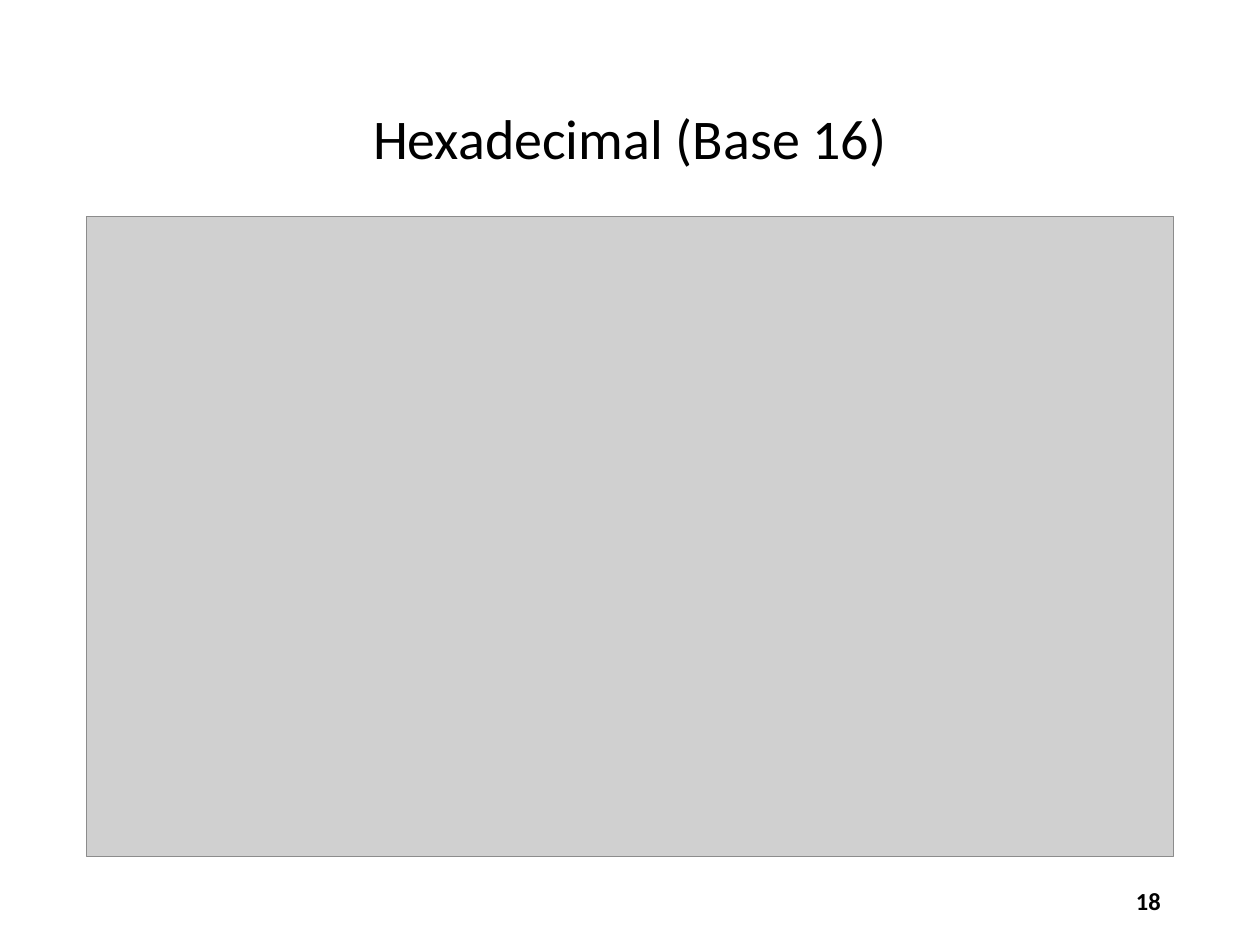
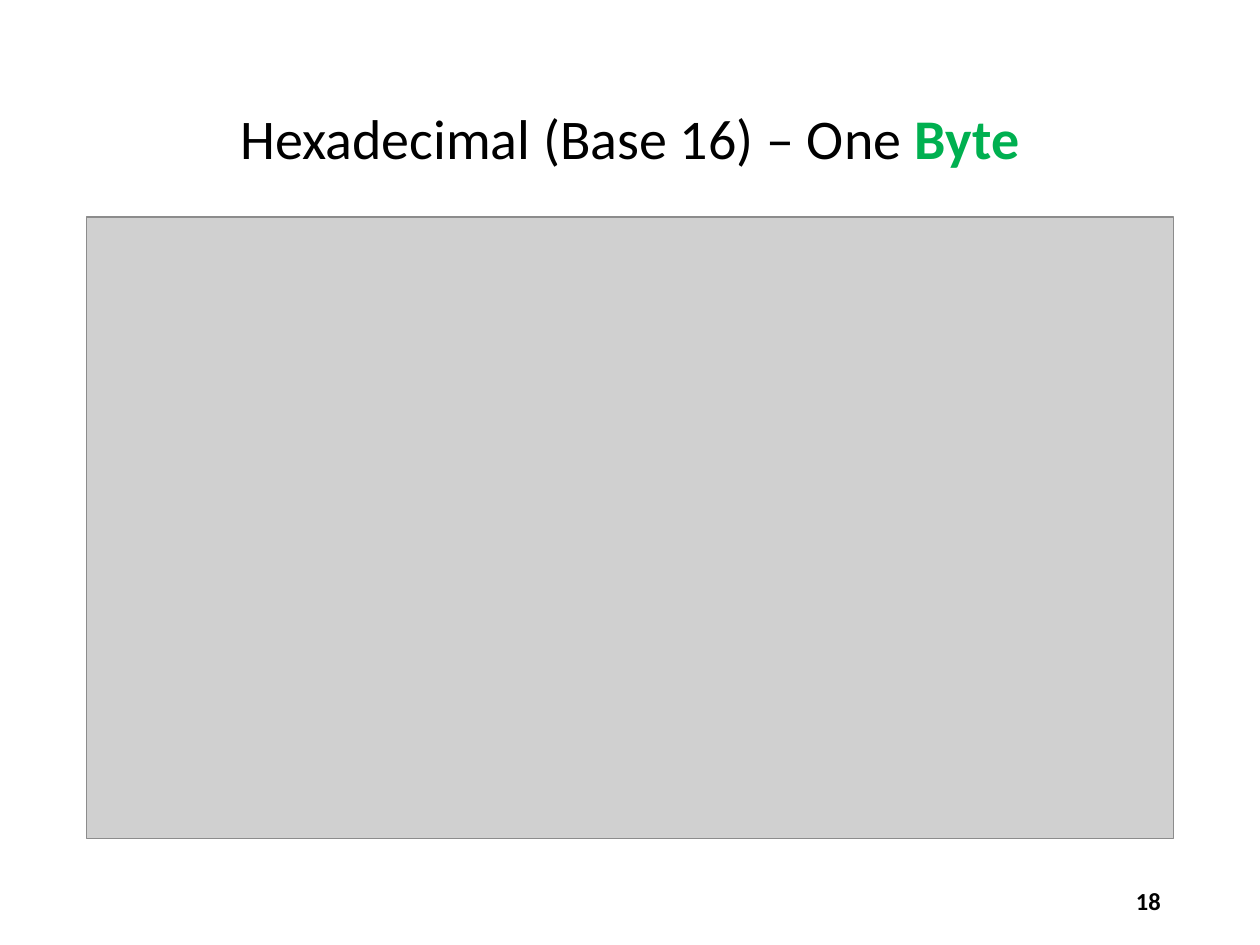
Before and after one commit to dbiersach/scicomp101, a slide deck: slide 18 of Session 04 - Algorithms/Session 04 - Algorithms.pptx. Drawn at 1260x945 pixels with LibreOffice and Linux fonts; fonts in the diff are those of the drawing; grey boxes stand for pictures. Boxes give left, top, right and bottom in pixels: in the first picture for what was removed or moved away, otherwise in the second. Text is boxed around its words. In the diff, an @@ line names an element or a change of style, - is before the commit and + after.

```diff
--- a/Session 04 - Algorithms/Session 04 - Algorithms.pptx
+++ b/Session 04 - Algorithms/Session 04 - Algorithms.pptx
@@ title at (240,118,1020,168): text changed @@
-Hexadecimal (Base 16)
+Hexadecimal (Base 16) – One Byte
@@ picture: place and size @@
-picture at (87,217,1173,857)
+picture at (87,217,1173,839)
```
Also in this commit, not shown: 12 other slides changed, 2 other files.
